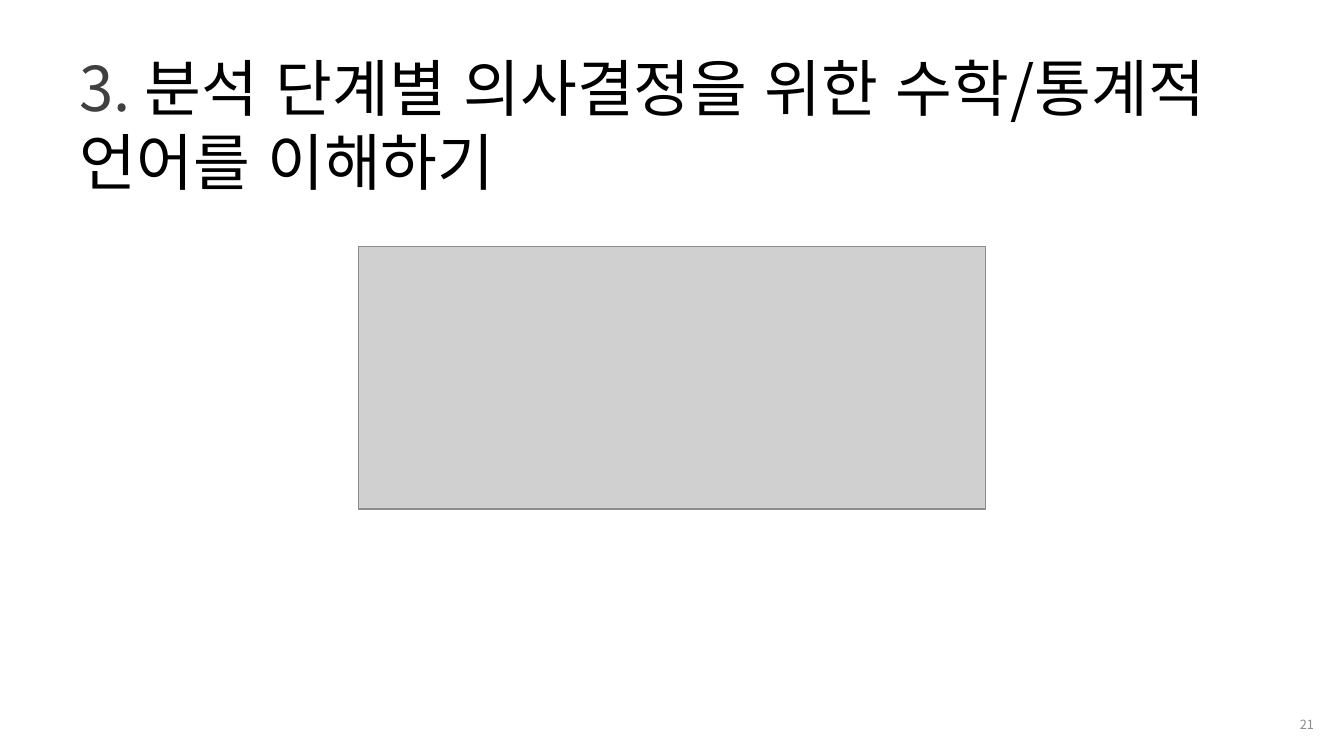
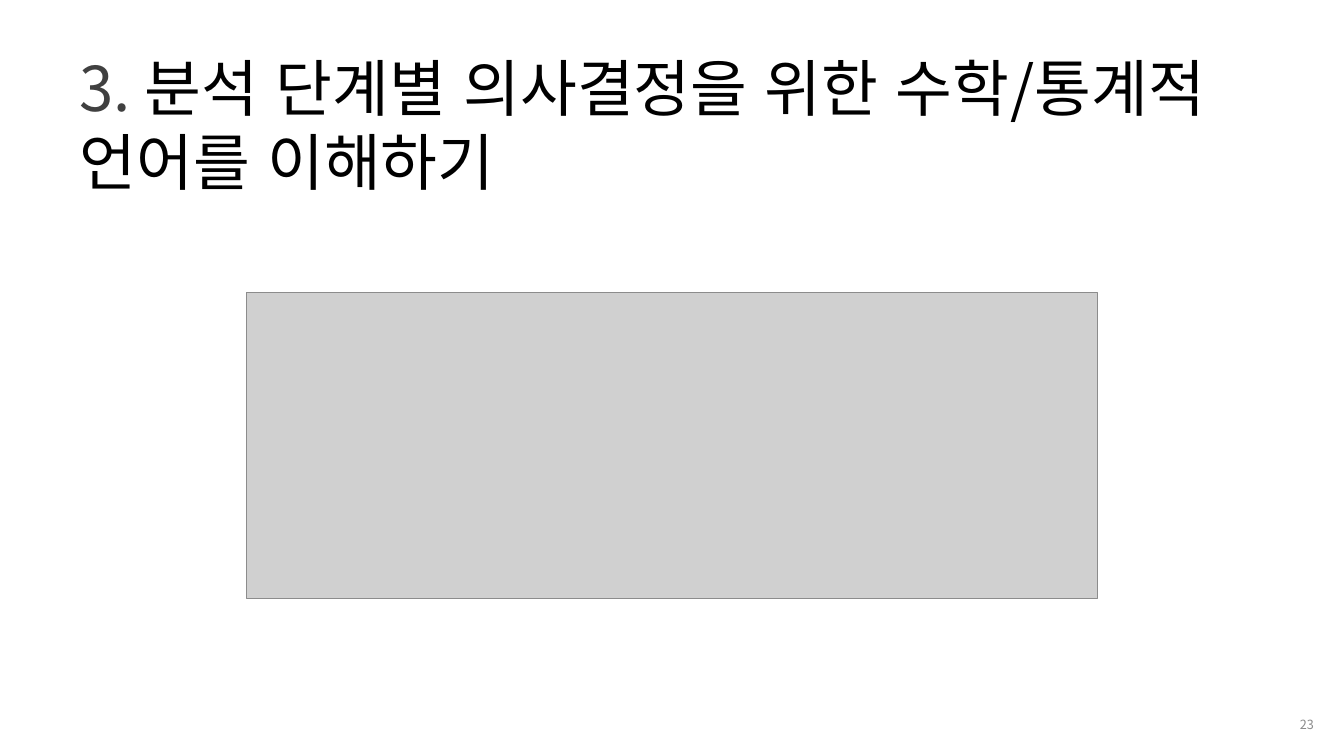
Before and after one commit to cheonbi/TimeSeriesAnalysis, a slide deck: slide 23 of Shared/[FastCampus] 1주차_강의자료_김경원박사.pptx (slide 21 before the commit). Drawn at 1344x756 pixels with LibreOffice and Linux fonts; fonts in the diff are those of the drawing; grey boxes stand for pictures; background and template pictures are left out. Boxes give left, top, right and bottom in pixels: in the first picture for what was removed or moved away, otherwise in the second. Text is boxed around its words. In the diff, an @@ line names an element or a change of style, - is before the commit and + after.

```diff
--- a/Shared/[FastCampus] 1주차_강의자료_김경원박사.pptx
+++ b/Shared/[FastCampus] 1주차_강의자료_김경원박사.pptx
@@ picture removed at (359,247,985,508) @@
@@ picture added at (247,292,1097,598) @@
@@ page number at (1300,719,1314,729): text changed @@
-21
+23
```
Also in this commit, not shown: 3 other slides changed, 2 slides added.
